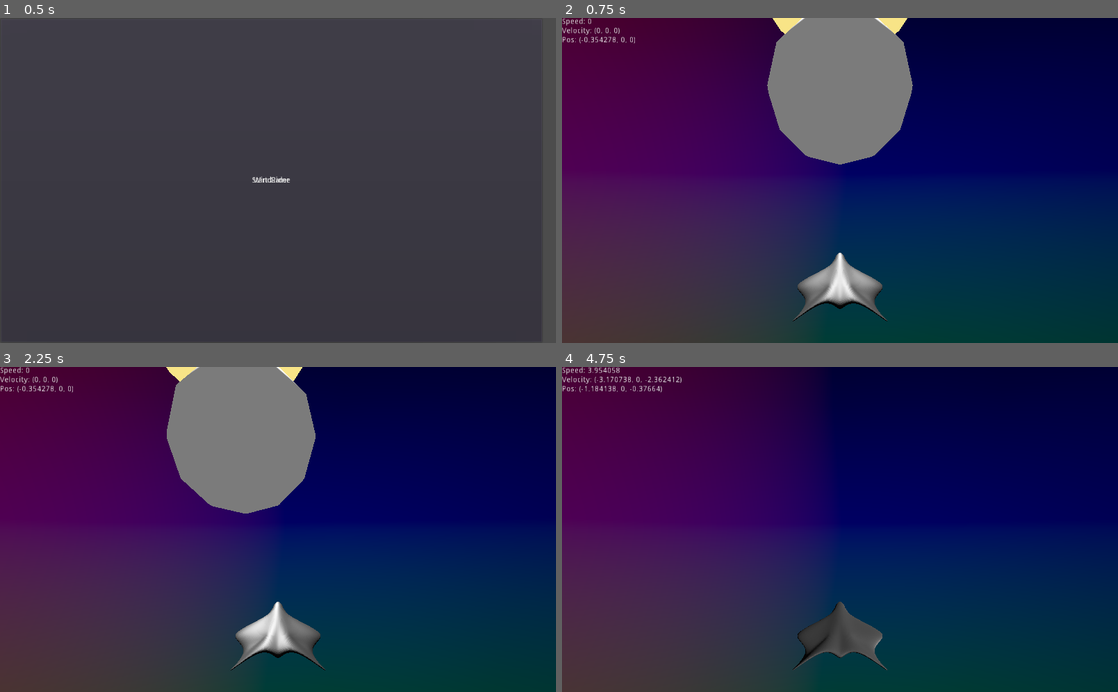
Above: before the commit, frames 1-4 (two rows, left to right).
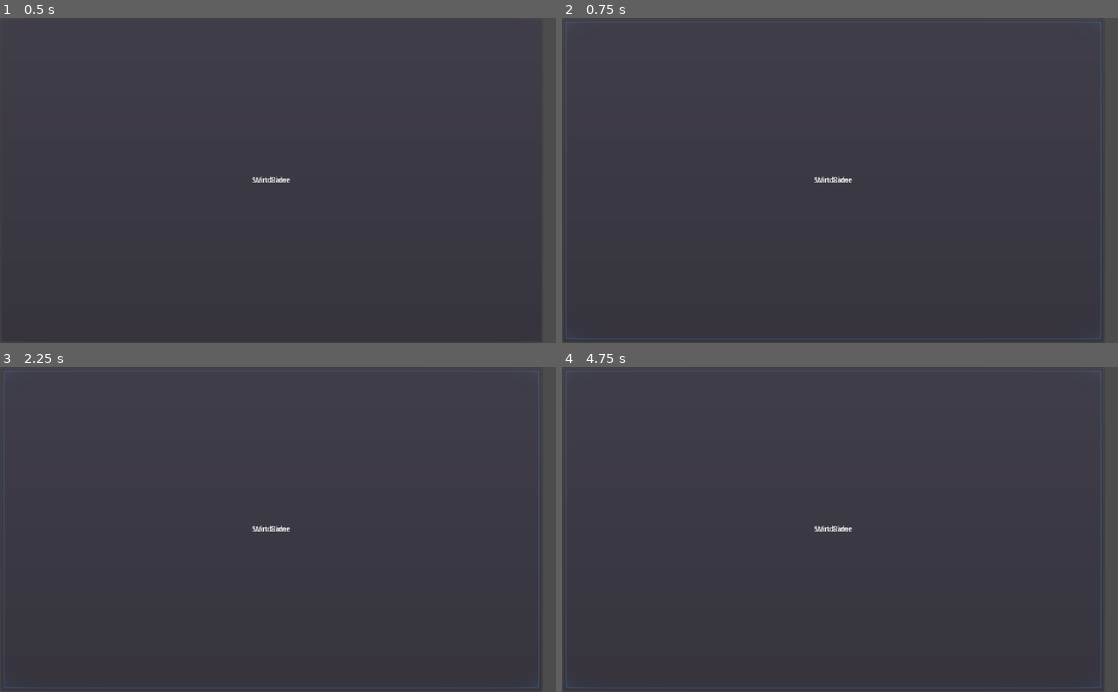
Above: after the commit, the same moments.

Repository: wraitii/WindRider
Game: Godot game, scene res://source/game/test.tscn
Two runs of this game, one before a commit and one after it. Both use one fixed random seed, a clock stepped at 60 frames per second and the inputs below.
Inputs (mouse positions are in pixels of both pictures, inside the frame that each line leads up to):
- Up to frame 1 (0.5 s): no input
- Up to frame 2 (0.75 s): click "Start Game" at 0.5 s
- Up to frame 3 (2.25 s): click (272, 529) at 1.25 s, where only the run after the commit has a clickable "Start Game"; tap Enter (ship_dock) at 2 s; hold Right (ship_rotate_right) from 2.03 s (still down); hold Enter (ship_dock) from 2.03 s (still down)
- Up to frame 4 (4.75 s): release Right (ship_rotate_right) at 2.78 s; release Enter (ship_dock) at 2.78 s; hold Left (ship_rotate_left) 2.78-3.53 s; tap Enter (ship_dock) at 2.85, 4.35 s; tap Space at 3.5 s; hold Right (ship_rotate_right) 3.53-4.28 s; hold Enter (ship_dock) 3.53-4.28 s; hold Up (ship_thrust) from 4.28 s (still down)

Frame 1 is identical in both runs. In frame 2, 84% of the frame differs, in the area x 0-100%, y 0-100%; in frame 3, 84%; in frame 4, 83%.
Error after the commit: Parse Error: The identifier "ASK_DOCKING" isn't declared in the current scope. (res://source/game/comms/docking.gd:26)

Commit message:
Basic communication class and docking procedure

Diff:
--- /dev/null
+++ b/source/game/Communication.gd
@@ -0,0 +1,49 @@
+extends Node
+
+## Communication
+## Manages communications between any 2 entities
+
+signal chat_sender(convo, receiver, chatData)
+signal chat_receiver(convo, sender, chatData)
+
+# just for convention because this is really two-ways
+var sender = null setget set_sender, get_sender;
+var receiver = null setget set_receiver, get_receiver;
+
+var communicationType = "default"
+
+var chats = []
+
+class Chat:
+	func _init(m,d):
+		message = m
+		data = d
+	var message = ""
+	var data = null
+
+func _ready():
+	pass
+
+func set_sender(s):
+	sender = s
+	self.connect('chat_sender', sender, 'on_received_chat')
+
+func get_sender():
+	return sender
+
+func set_receiver(r):
+	receiver = r
+	self.connect('chat_receiver', receiver, 'on_received_chat')
+
+func get_receiver():
+	return receiver
+
+func send_to_sender(chat):
+	chats.push_back([sender, chat])
+	emit_signal("chat_sender", self, receiver, chat)
+	pass
+
+func send_to_receiver(chat):
+	chats.push_back([receiver, chat])
+	emit_signal("chat_receiver", self, sender, chat)
+	pass
--- a/source/game/InGameInput.gd
+++ b/source/game/InGameInput.gd
@@ -18,7 +18,7 @@
 	if Input.is_action_pressed('ship_rotate_right'):
 		commands.push_back('rotate_right')
 
-	if Input.is_action_pressed('ship_dock'):
+	if Input.is_action_just_released('ship_dock'):
 		commands.push_back('dock')
 
 	var ret = []
--- /dev/null
+++ b/source/game/Landable.gd
@@ -0,0 +1,31 @@
+extends Area
+
+func _ready():
+	pass
+
+const Docking = preload('res://source/game/comms/docking.gd')
+
+func on_received_chat(convo, sender, chatData):
+	if convo is Docking:
+		if chatData.data.type == Docking.ASK_DOCKING:
+			ack_docking_request(convo, sender, chatData)
+		elif chatData.data.type == Docking.DOCKING_TRY:
+			dock(convo, sender, chatData)
+
+func ack_docking_request(convo, requester, data):
+	convo.allow_docking()
+
+func dock(convo, requester, data):
+	if convo.docking_status != Docking.DOCKING_OK:
+		convo.refuse_docking()
+		return;
+
+	if !(requester is PhysicsBody):
+		convo.refuse_docking()
+		return;
+
+	if !self.overlaps_body(requester):
+		convo.too_far_away()
+		return;
+
+	convo.dock()
--- a/source/game/Landable.tscn
+++ b/source/game/Landable.tscn
@@ -1,6 +1,7 @@
-[gd_scene load_steps=3 format=2]
+[gd_scene load_steps=4 format=2]
 
-[ext_resource path="res://source/graphics/Planet.tscn" type="PackedScene" id=1]
+[ext_resource path="res://source/game/Landable.gd" type="Script" id=1]
+[ext_resource path="res://source/graphics/Planet.tscn" type="PackedScene" id=2]
 
 [sub_resource type="CylinderShape" id=1]
 
@@ -29,10 +30,11 @@
 reverb_bus_name = "Master"
 reverb_bus_amount = 0.0
 reverb_bus_uniformity = 0.0
+script = ExtResource( 1 )
 
 [node name="LandableArea" type="CollisionShape" parent="."]
 shape = SubResource( 1 )
 disabled = false
 
-[node name="Spatial" parent="." instance=ExtResource( 1 )]
+[node name="Spatial" parent="." instance=ExtResource( 2 )]
 transform = Transform( 1, 0, 0, 0, 1, 0, 0, 0, 1, 0, 1.09807, 0 )
--- a/source/game/Player.gd
+++ b/source/game/Player.gd
@@ -3,11 +3,19 @@
 var playerShip setget setCurrentShip, get_current_ship
 
 func _ready():
-	playerShip = get_node("/root/InGameRoot/Ship")
+	setCurrentShip(get_node("/root/InGameRoot/Ship"))
 	pass
 
 func setCurrentShip(ship):
 	playerShip = ship;
+	playerShip.connect('got_chat', self, 'on_chat')
 
 func get_current_ship():
 	return playerShip;
+
+func on_chat(convo, sender, chatData):
+	var chat = get_node('/root/InGameRoot/Chat')
+	if len(chat.text) >= 100:
+		chat.text = ""
+	chat.text += chatData.message + '\n'
+	pass
--- a/source/game/Ship.gd
+++ b/source/game/Ship.gd
@@ -2,22 +2,39 @@
 
 const default_orientation = Vector3(1,0,0)
 
+export (float) var max_speed = 10.0
+export (float) var acceleration = 10.0
+export (float) var speed_friction
+
+const Docking = preload('res://source/game/comms/docking.gd')
+
+var dockingProcedure = null
+
+signal got_chat(convo, sender, chatData)
+
+func _init():
+	pass
+
 func _ready():
+	speed_friction = max_speed * 0.8
 	pass
 
 func _process(delta):
 	pass
 
 func _integrate_forces(state):
-	if state.linear_velocity.length_squared() >= 8*8:
+	if state.linear_velocity.length_squared() >= speed_friction*speed_friction:
 		state.linear_velocity *= 0.99;
+
+	if state.linear_velocity.length_squared() >= max_speed*max_speed:
+		state.linear_velocity = state.linear_velocity.normalized() * max_speed;
 
 # input
 func thrust(delta):
 	var transform = get_transform()
 	var pushDir = transform.xform(default_orientation) - translation
 
-	add_central_force(pushDir * 10.0)
+	add_central_force(pushDir * acceleration)
 
 func rotate_left(delta):
 	add_torque(Vector3(0,1,0))
@@ -26,8 +43,19 @@
 	add_torque(Vector3(0,-1,0))
 
 func dock(delta):
-	var coll = get_node('/root/InGameRoot/SystemGraph/Landable')
-	if !coll.overlaps_body(self):
+	if dockingProcedure != null:
+		dockingProcedure.try_docking()
 		return
 
-	get_tree().change_scene('res://source/game/test.tscn')
+	var coll = get_node('/root/InGameRoot/SystemGraph/Landable')
+
+	dockingProcedure = Docking.new()
+	dockingProcedure.set_sender(self)
+	dockingProcedure.set_receiver(coll)
+	dockingProcedure.ask_for_docking()
+
+func on_received_chat(convo, sender, chatData):
+	emit_signal('got_chat', convo, sender, chatData)
+	if convo is Docking:
+		if chatData.data.type == Docking.DOCKING_NOW:
+			get_tree().change_scene('res://source/game/test.tscn')
--- a/source/game/Ship.tscn
+++ b/source/game/Ship.tscn
@@ -1,8 +1,9 @@
-[gd_scene load_steps=3 format=2]
+[gd_scene load_steps=4 format=2]
 
-[ext_resource path="res://Cycles.dae" type="PackedScene" id=1]
+[ext_resource path="res://source/game/Ship.gd" type="Script" id=1]
+[ext_resource path="res://source/graphics/Ship.tscn" type="PackedScene" id=2]
 
-[sub_resource type="SphereShape" id=2]
+[sub_resource type="SphereShape" id=1]
 
 margin = 0.04
 radius = 1.0
@@ -30,12 +31,15 @@
 linear_velocity = Vector3( 0, 0, 0 )
 linear_damp = -1.0
 angular_velocity = Vector3( 0, 0, 0 )
-angular_damp = 0.2
+angular_damp = -1.0
+script = ExtResource( 1 )
+max_speed = 10.0
+acceleration = 10.0
+speed_friction = null
 
-[node name="Shipmesh" parent="." instance=ExtResource( 1 )]
-transform = Transform( 0.1, 0, 0, 0, 0.1, 0, 0, 0, 0.1, -0.297341, 0, 0 )
+[node name="ShipGraphics" parent="." instance=ExtResource( 2 )]
 
 [node name="CollisionShape" type="CollisionShape" parent="."]
-transform = Transform( 0.5, 0, 0, 0, 0.2, 0, 0, 0, 0.5, 0, 0, 0 )
-shape = SubResource( 2 )
+transform = Transform( 1, 0, 0, 0, 0.2, 0, 0, 0, 1, 0, 0.080923, 0 )
+shape = SubResource( 1 )
 disabled = false
--- /dev/null
+++ b/source/game/comms/docking.gd
@@ -0,0 +1,49 @@
+extends "res://source/game/Communication.gd"
+
+# Docking
+## Lets sender ask for docking at receiver
+
+enum Types {
+	ASK_DOCKING,
+	DOCKING_OK,
+	DOCKING_REFUSED,
+	DOCKING_TRY,
+	DOCKING_TOO_FAR,
+	DOCKING_NOW
+}
+
+var docking_status = null
+
+func _ready():
+	pass
+
+class DockingChat:
+	var type = null;
+	func _init(t):
+		type = t
+
+func ask_for_docking():
+	send_to_receiver(Chat.new("May I land", DockingChat.new(ASK_DOCKING)))
+	return true
+
+func allow_docking():
+	send_to_sender(Chat.new("You may land", DockingChat.new(DOCKING_OK)))
+	docking_status = DOCKING_OK
+	return true
+
+func refuse_docking():
+	send_to_sender(Chat.new("You may not land", DockingChat.new(DOCKING_REFUSED)))
+	docking_status = DOCKING_REFUSED
+	return true;
+
+func try_docking():
+	send_to_receiver(Chat.new("Now docking", DockingChat.new(DOCKING_TRY)))
+	return true;
+
+func too_far_away():
+	send_to_sender(Chat.new("You are too far away to dock", DockingChat.new(DOCKING_TOO_FAR)))
+	return true;
+
+func dock():
+	send_to_sender(Chat.new("…Docking…", DockingChat.new(DOCKING_NOW)))
+	return true;
--- a/source/game/ingame.tscn
+++ b/source/game/ingame.tscn
@@ -1,14 +1,13 @@
-[gd_scene load_steps=13 format=2]
+[gd_scene load_steps=12 format=2]
 
 [ext_resource path="res://source/game/ingame.gd" type="Script" id=1]
 [ext_resource path="res://source/game/Ship.tscn" type="PackedScene" id=2]
-[ext_resource path="res://source/game/Ship.gd" type="Script" id=3]
-[ext_resource path="res://source/game/Camera.gd" type="Script" id=4]
-[ext_resource path="res://source/game/Player.tscn" type="PackedScene" id=5]
-[ext_resource path="res://source/game/CommandManager.gd" type="Script" id=6]
-[ext_resource path="res://source/game/InGameInput.gd" type="Script" id=7]
-[ext_resource path="res://source/game/SystemGraph.tscn" type="PackedScene" id=8]
-[ext_resource path="res://source/game/Speed.gd" type="Script" id=9]
+[ext_resource path="res://source/game/Camera.gd" type="Script" id=3]
+[ext_resource path="res://source/game/Player.tscn" type="PackedScene" id=4]
+[ext_resource path="res://source/game/CommandManager.gd" type="Script" id=5]
+[ext_resource path="res://source/game/InGameInput.gd" type="Script" id=6]
+[ext_resource path="res://source/game/SystemGraph.tscn" type="PackedScene" id=7]
+[ext_resource path="res://source/game/Speed.gd" type="Script" id=8]
 
 [sub_resource type="ImageTexture" id=1]
 
@@ -108,7 +107,6 @@
 
 [node name="Ship" parent="." instance=ExtResource( 2 )]
 transform = Transform( 1, 0, 0, 0, 1, 0, 0, 0, 1, -0.354278, 0, 0 )
-script = ExtResource( 3 )
 
 [node name="Camera" type="Camera" parent="Ship"]
 transform = Transform( -4.37114e-08, 0.173648, -0.984808, 0, 0.984808, 0.173648, 1, 7.5904e-09, -4.30473e-08, -2.01327, 1.38719, 0 )
@@ -157,4 +155,22 @@
 percent_visible = 1.0
 lines_skipped = 0
 max_lines_visible = -1
-script = ExtResource( 9 )
+script = ExtResource( 8 )
+
+[node name="Chat" type="Label" parent="."]
+anchor_left = 0.5
+anchor_top = 1.0
+anchor_right = 0.5
+anchor_bottom = 1.0
+margin_left = -300.0
+margin_top = -100.0
+margin_right = 300.0
+rect_pivot_offset = Vector2( 0, 0 )
+rect_clip_content = false
+mouse_filter = 2
+mouse_default_cursor_shape = 0
+size_flags_horizontal = 1
+size_flags_vertical = 4
+percent_visible = 1.0
+lines_skipped = 0
+max_lines_visible = -1
--- /dev/null
+++ b/source/graphics/Ship.tscn
@@ -0,0 +1,7 @@
+[gd_scene load_steps=2 format=2]
+
+[ext_resource path="res://data/art/ships/Cycles.tscn" type="PackedScene" id=1]
+
+[node name="ShipGraphics" type="Spatial"]
+
+[node name="Cycles" parent="." instance=ExtResource( 1 )]
Not shown, removed: Cycles.dae
Not shown: 1 places in source/game/ingame.tscn that only renumber resources
